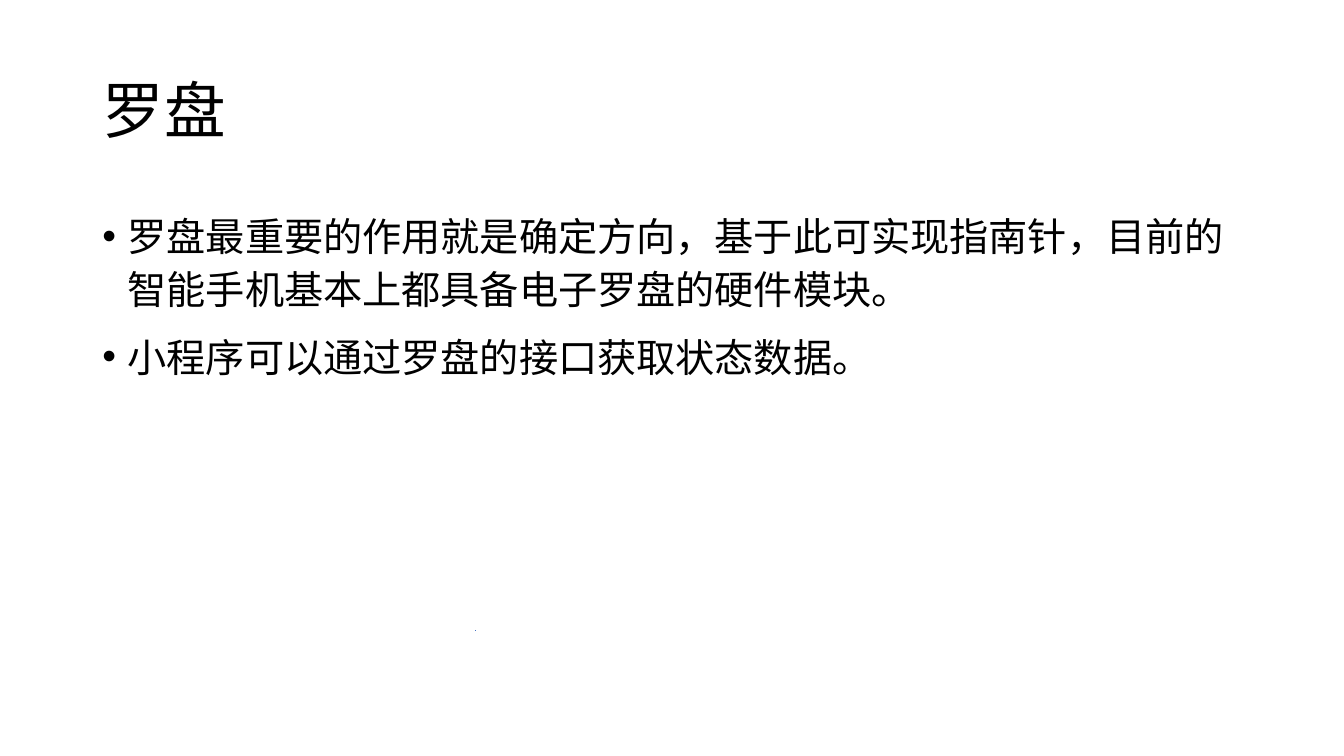
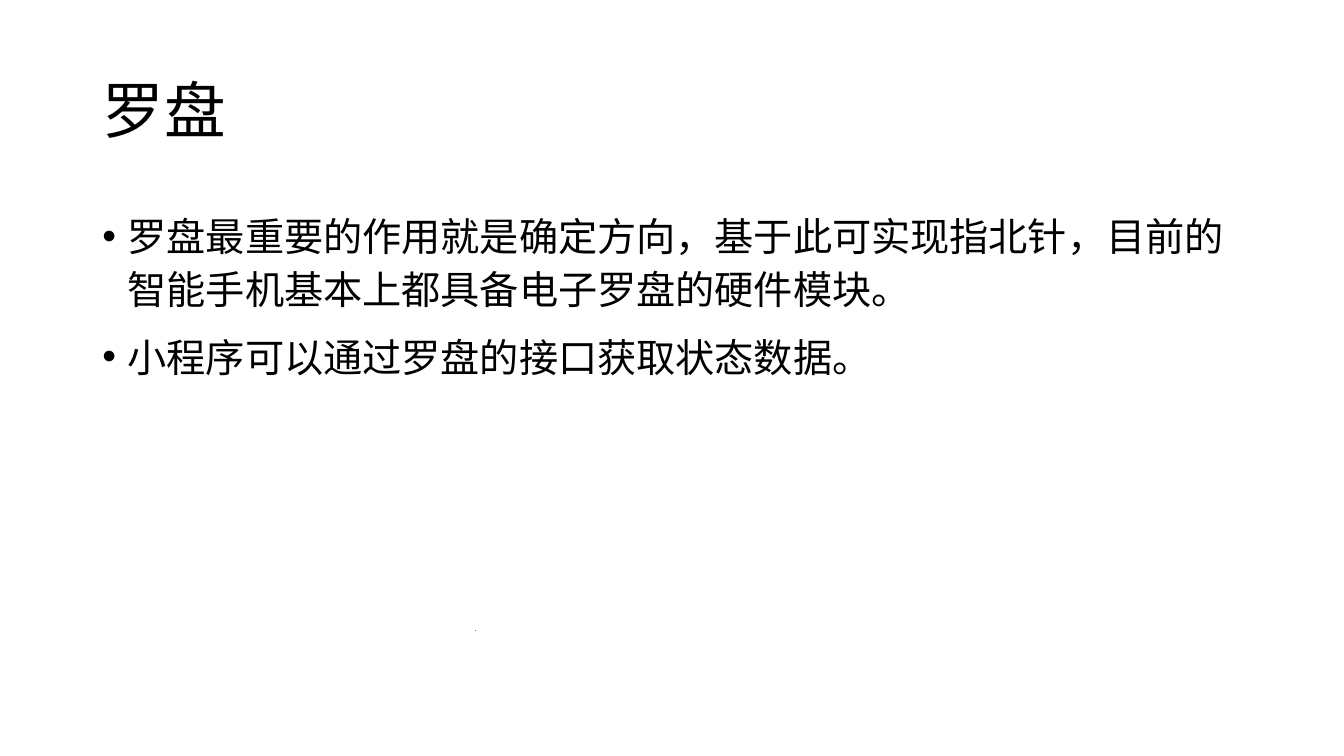
Before and after one commit to edu2act/course-wechat-and-miniprogram, a slide deck: slide 2 of materials/ch04/ch04_2-罗盘.pptx. Drawn at 1344x756 pixels with LibreOffice and Linux fonts; fonts in the diff are those of the drawing. Boxes give left, top, right and bottom in pixels: in the first picture for what was removed or moved away, otherwise in the second. Text is boxed around its words. In the diff, an @@ line names an element or a change of style, - is before the commit and + after.

```diff
--- a/materials/ch04/ch04_2-罗盘.pptx
+++ b/materials/ch04/ch04_2-罗盘.pptx
@@ text at (x1=128, y1=217, x2=1224, y2=307): text changed @@
-• 罗盘最重要的作用就是确定方向，基于此可实现指南针，目前的智能手机基本上都具备电子罗盘的硬件模块。
+• 罗盘最重要的作用就是确定方向，基于此可实现指北针，目前的智能手机基本上都具备电子罗盘的硬件模块。
```
Also in this commit, not shown: 1 other slide changed, 1 slide added, 16 other files.
